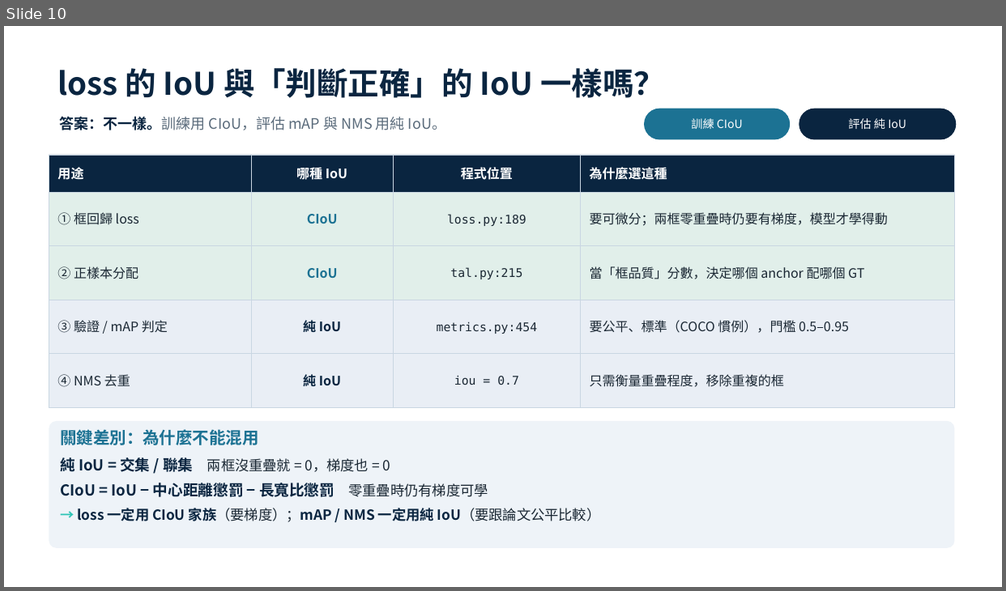
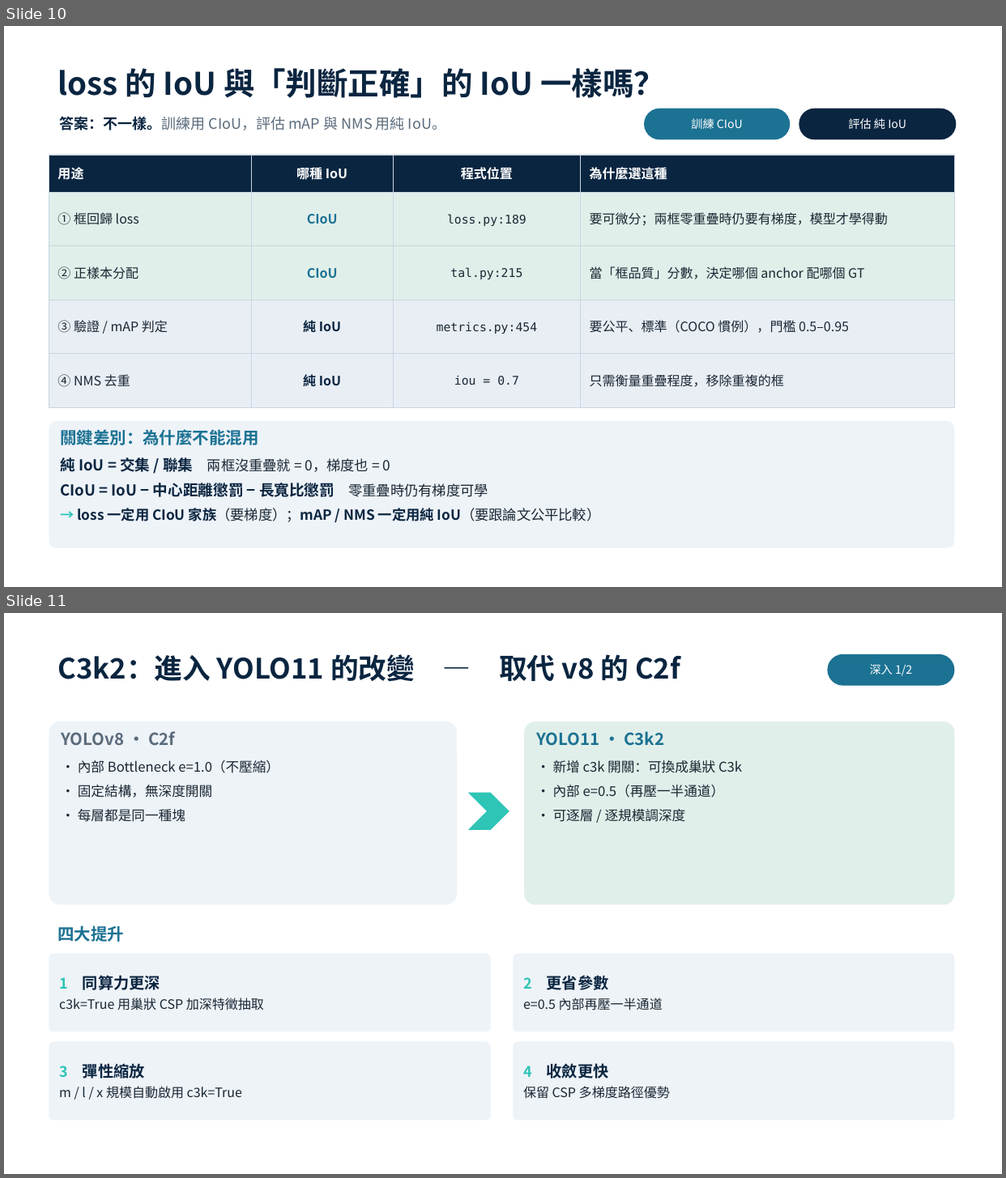
Before and after one commit to dolphineric/yolo11, a slide deck: docs/yolo11_modules.pptx. Shown one above the other, each under a label of ours: slide 10 before the commit, slides 10 and 11 after it. The pictures are 1006x591 and 1006x1178 pixels, drawn with LibreOffice and Linux fonts; fonts in the diff are those of the drawing. Boxes give left, top, right and bottom in pixels: in the first picture for what was removed or moved away, otherwise in the second. Text is boxed around its words. In the diff, an @@ line names an element or a change of style, - is before the commit and + after.

```diff
--- a/docs/yolo11_modules.pptx
+++ b/docs/yolo11_modules.pptx
@@ slide 11 added at box(4, 613, 1002, 1174), background #FFFFFF @@
@@ text added at box(57, 654, 680, 682), 27 pt, text #0A2540, bold @@
+C3k2：進入 YOLO11 的改變 — 取代 v8 的 C2f
@@ rounded rectangle added at box(828, 654, 955, 686), fill #1C7293, 11 pt, text #FFFFFF @@
+深入 1/2
@@ rounded rectangle added at box(49, 722, 457, 905), fill #EEF3F8, 13 pt, text #1A2733 @@
+YOLOv8 · C2f
+• 內部 Bottleneck e=1.0（不壓縮）
+• 固定結構，無深度開關
+• 每層都是同一種塊
@@ rounded rectangle added at box(524, 722, 955, 905), fill #E1EFEA, 13 pt, text #1A2733 @@
+YOLO11 · C3k2
+• 新增 c3k 開關：可換成巢狀 C3k
+• 內部 e=0.5（再壓一半通道）
+• 可逐層 / 逐規模調深度
@@ chevron added at box(468, 793, 509, 830), fill #2EC4B6 @@
@@ text added at box(57, 926, 124, 942), 16 pt, text #1C7293, bold @@
+四大提升
@@ rounded rectangle added at box(49, 954, 491, 1033), fill #EEF3F8, 12.5 pt, text #1A2733 @@
+1 同算力更深
+c3k=True 用巢狀 CSP 加深特徵抽取
@@ rounded rectangle added at box(513, 954, 955, 1033), fill #EEF3F8, 12.5 pt, text #1A2733 @@
+2 更省參數
+e=0.5 內部再壓一半通道
@@ rounded rectangle added at box(49, 1042, 491, 1121), fill #EEF3F8, 12.5 pt, text #1A2733 @@
+3 彈性縮放
+m / l / x 規模自動啟用 c3k=True
@@ rounded rectangle added at box(513, 1042, 955, 1121), fill #EEF3F8, 12.5 pt, text #1A2733 @@
+4 收斂更快
+保留 CSP 多梯度路徑優勢
```
Also in this commit, not shown: 3 other slides added, 1 other file.
